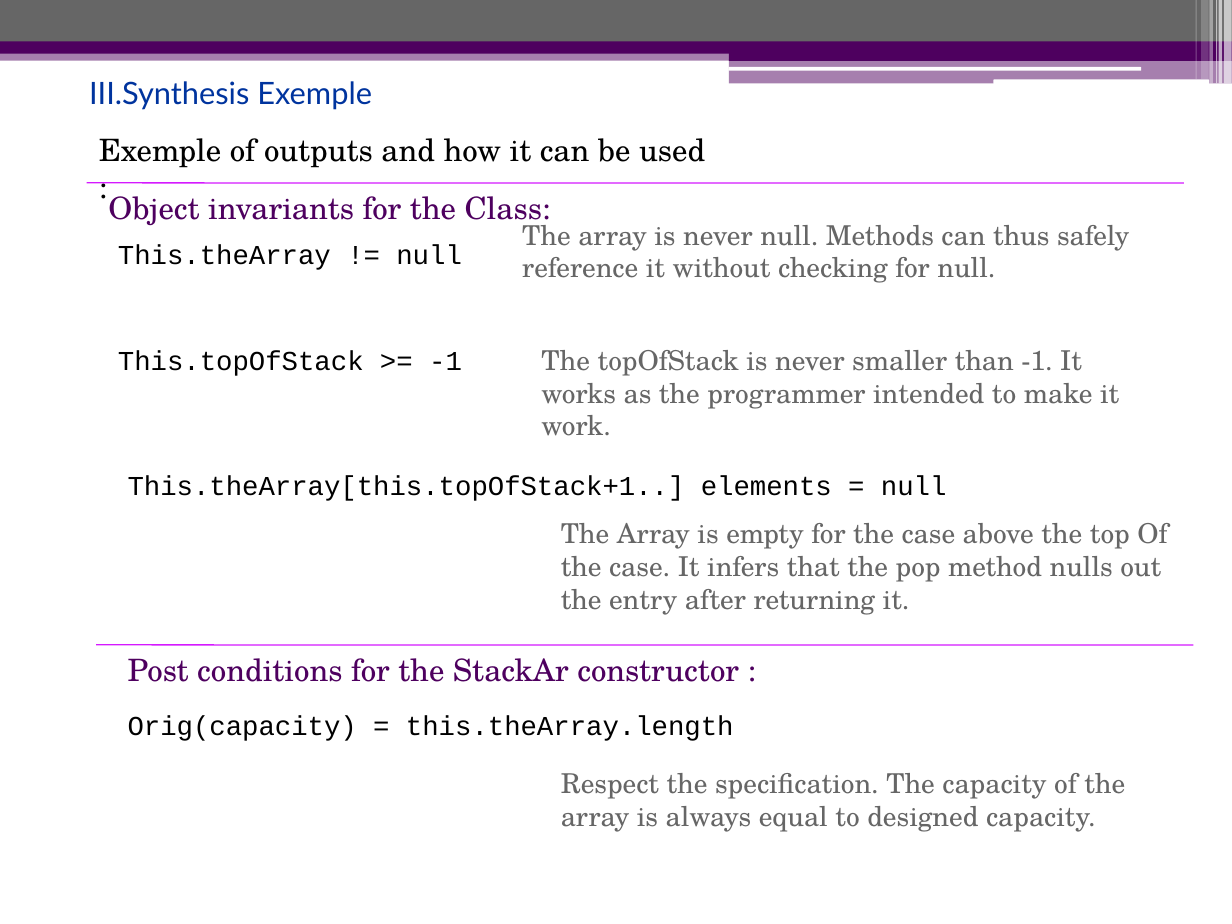
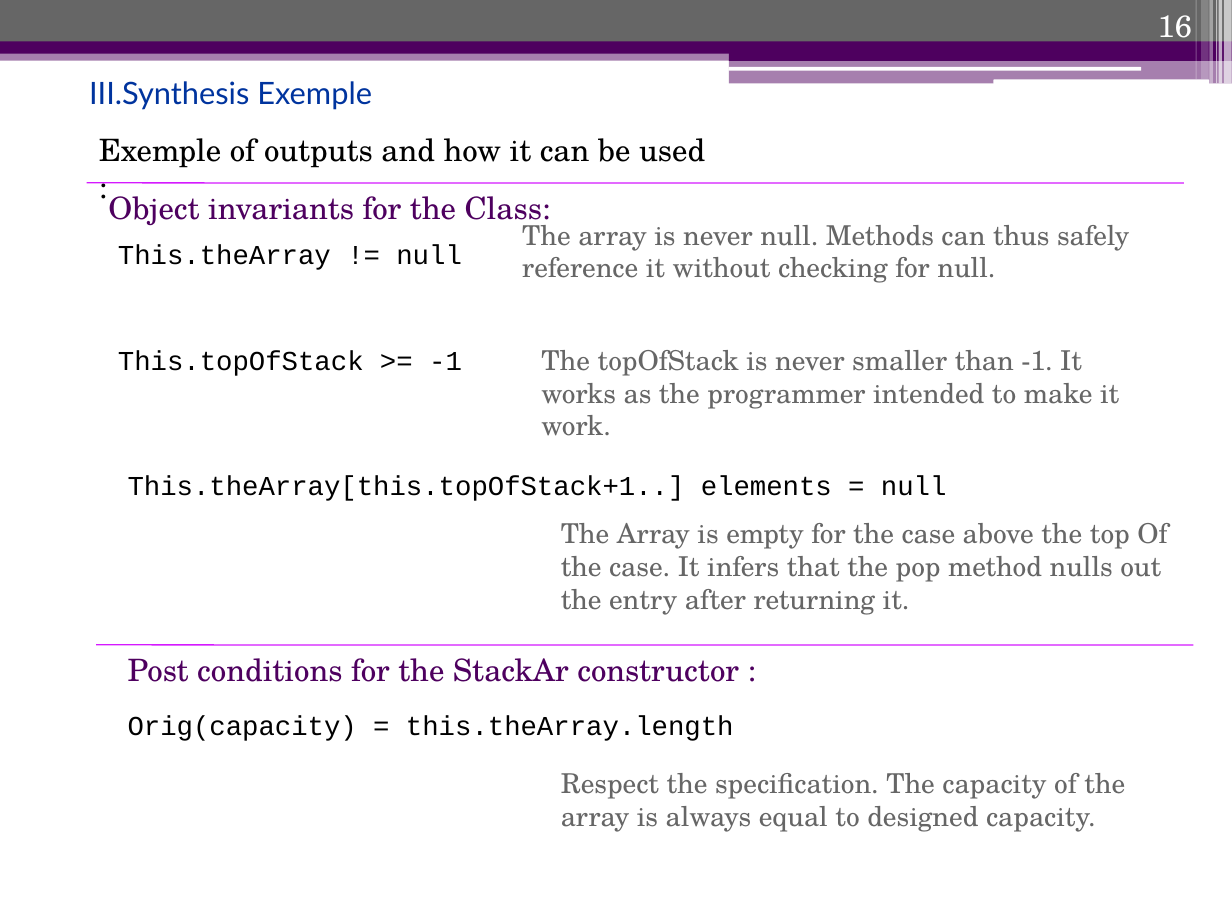
Before and after one commit to saadmahboob/kaist, a slide deck: slide 16 of System Modeling Analysis/The Daikon system for dynamic detection of likely.pptx. Drawn at 1232x924 pixels with LibreOffice and Linux fonts; fonts in the diff are those of the drawing. Boxes give left, top, right and bottom in pixels: in the first picture for what was removed or moved away, otherwise in the second. Text is boxed around its words. In the diff, an @@ line names an element or a change of style, - is before the commit and + after.

```diff
--- a/System Modeling Analysis/The Daikon system for dynamic detection of likely.pptx
+++ b/System Modeling Analysis/The Daikon system for dynamic detection of likely.pptx
@@ page number added at (x1=1158, y1=15, x2=1192, y2=46), 18 pt, text #FFFFFF @@
+16
```
Also in this commit, not shown: 16 other slides changed, 1 other file.
